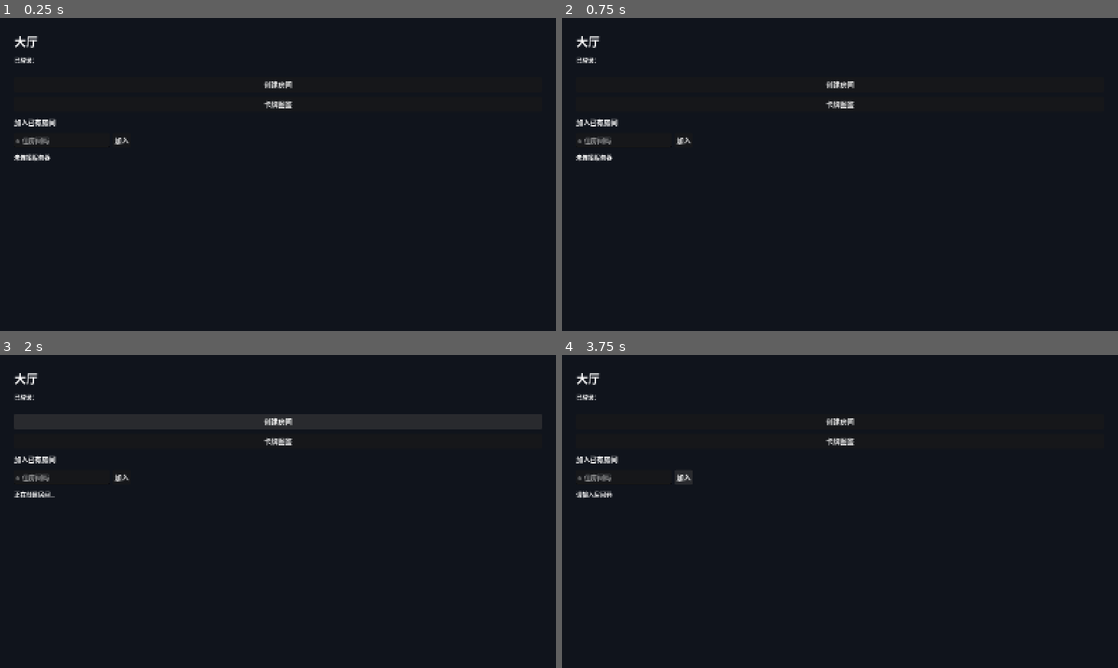
Above: before the commit, frames 1-4 (two rows, left to right).
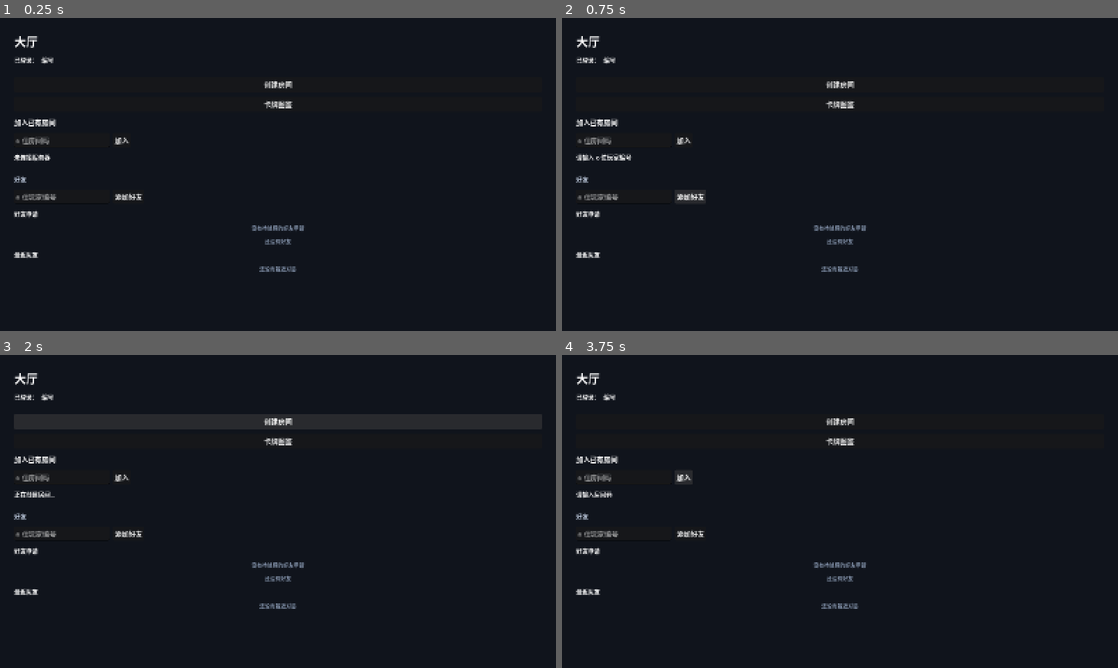
Above: after the commit, the same moments.

Repository: gaoddy/civilization
Game: Godot game, scene res://scenes/lobby.tscn
Same seed, same stepped clock (60 frames per second), same inputs: the game is played once before the commit and once after it. This scene is started directly instead of the project's main scene.
Inputs (mouse positions are in pixels of both pictures, inside the frame that each line leads up to):
- Up to frame 1 (0.25 s): no input
- Up to frame 2 (0.75 s): click (689, 196) at 0.5 s, where only the run after the commit has a clickable "添加好友"
- Up to frame 3 (2 s): click "创建房间" at 1.25 s
- Up to frame 4 (3.75 s): click "卡牌图鉴" at 2 s; click "返回大厅" at 2.75 s; click "加入" at 3.5 s

The runs differ from the first frame. In frame 1, 0.7% of the frame differs, in the area x 2-55%, y 12-82%; in frame 2, 1.0%; in frame 3, 0.7%; in frame 4, 0.7%.

Commit message:
feat(client): 拆出 InvitePopup 并补齐大厅社交面板
邀请弹层改为独立组件，自行订阅社交变化并发送 RespondInvite；
大厅加入好友列表、申请处理、按玩家编号添加与最近对局入口；
GameStore 同步玩家编号、好友状态与邀请队列，补充社交冒烟场景。

Co-Authored-By: Claude Code <noreply@anthropic.com>

Diff:
--- a/client/autoload/game_store.gd
+++ b/client/autoload/game_store.gd
@@ -7,8 +7,12 @@
 signal game_started
 signal game_over
 signal error_received
+signal social_changed
+signal invite_received
+signal invite_result_received
 
 var player_id := ""
+var player_code := ""
 var token := ""
 var display_name := ""
 
@@ -30,13 +34,44 @@
 var last_combat_turn := -1
 var timer_seconds := -1
 
+## 好友视图：服务端下发的四段列表原样保存，展示排序由服务端负责。
+var friends: Array = []
+var incoming_requests: Array = []
+var outgoing_requests: Array = []
+var recent_players: Array = []
+## 待处理的好友邀请；收到 `InviteAccepted` 或回执后按 `inviteId` 移除。
+var pending_invites: Array = []
+var last_invite_result: Dictionary = {}
+
 
 func handle(type: String, payload: Dictionary) -> void:
     match type:
         Protocol.MSG_AUTH_RESULT:
             player_id = str(payload.get("playerId", ""))
+            player_code = str(payload.get("playerCode", ""))
             token = str(payload.get("token", ""))
             auth_changed.emit()
+        Protocol.MSG_FRIEND_UPDATE:
+            friends = payload.get("friends", [])
+            incoming_requests = payload.get("incoming", [])
+            outgoing_requests = payload.get("outgoing", [])
+            recent_players = payload.get("recent", [])
+            social_changed.emit()
+        Protocol.MSG_FRIEND_INVITE:
+            _upsert_invite(payload)
+            social_changed.emit()
+            invite_received.emit()
+        Protocol.MSG_FRIEND_INVITE_RESULT:
+            last_invite_result = payload
+            _drop_invite(str(payload.get("inviteId", "")))
+            social_changed.emit()
+            invite_result_received.emit()
+        Protocol.MSG_INVITE_ACCEPTED:
+            # 接受邀请只拿到房间码；入房仍走普通 `JoinRoom`，避免跨房间任务挂载。
+            _drop_invite(str(payload.get("inviteId", "")))
+            social_changed.emit()
+            reset_room()
+            Net.send(Protocol.MSG_JOIN_ROOM, {"code": str(payload.get("roomCode", ""))})
         Protocol.MSG_ROOM_UPDATE:
             room_id = str(payload.get("roomId", ""))
             room_code = str(payload.get("code", ""))
@@ -137,11 +172,49 @@
     return not last_combat.is_empty() and last_combat_turn == turn
 
 
+func reset_social() -> void:
+    friends = []
+    incoming_requests = []
+    outgoing_requests = []
+    recent_players = []
+    pending_invites = []
+    last_invite_result = {}
+
+
 func reset_session() -> void:
     reset_room()
+    reset_social()
     player_id = ""
+    player_code = ""
     token = ""
     display_name = ""
+
+
+## 尚未过期的待处理邀请；服务端仍是最终校验方，这里只用于避免展示已过期的条目。
+func live_invites() -> Array:
+    var now := Time.get_unix_time_from_system()
+    var result: Array = []
+    for invite in pending_invites:
+        var expires := UI.unix_from_rfc3339(str(invite.get("expiresAt", "")))
+        if expires <= 0.0 or expires > now:
+            result.append(invite)
+    return result
+
+
+func _upsert_invite(payload: Dictionary) -> void:
+    var invite_id := str(payload.get("inviteId", ""))
+    if invite_id == "":
+        return
+    _drop_invite(invite_id)
+    pending_invites.push_front(payload)
+
+
+func _drop_invite(invite_id: String) -> void:
+    if invite_id == "":
+        return
+    for index in range(pending_invites.size() - 1, -1, -1):
+        if str(pending_invites[index].get("inviteId", "")) == invite_id:
+            pending_invites.remove_at(index)
 
 
 func player_name(pid: String) -> String:
--- /dev/null
+++ b/client/scenes/invite_popup.gd
@@ -0,0 +1,104 @@
+class_name InvitePopup
+extends Control
+## 好友房间邀请弹窗：盖在宿主页面之上，逐条列出待处理邀请。
+##
+## 组件自己订阅 `GameStore.social_changed`，按 `live_invites()` 渲染；接受与拒绝
+## 直接发 `RespondInvite`，结果仍以服务端回执为准。宿主只需挂进场景，可选连接
+## `responded` 更新自己的提示文案。
+
+signal responded(invite_id: String, accept: bool)
+
+var _list: VBoxContainer
+
+
+func _init() -> void:
+    name = "InvitePopup"
+    set_anchors_preset(Control.PRESET_FULL_RECT)
+    mouse_filter = Control.MOUSE_FILTER_STOP
+    visible = false
+
+    var dim := ColorRect.new()
+    dim.name = "InviteDim"
+    dim.color = Color(0, 0, 0, 0.55)
+    dim.set_anchors_preset(Control.PRESET_FULL_RECT)
+    add_child(dim)
+
+    var center := CenterContainer.new()
+    center.name = "InviteCenter"
+    center.set_anchors_preset(Control.PRESET_FULL_RECT)
+    add_child(center)
+
+    var panel := UI.card_panel("raised")
+    panel.name = "InvitePanel"
+    panel.custom_minimum_size = Vector2(360, 0)
+    center.add_child(panel)
+
+    var box := VBoxContainer.new()
+    box.add_theme_constant_override("separation", 8)
+    panel.add_child(box)
+    box.add_child(UI.section_title(tr("ui.lobby.invite_title")))
+    _list = VBoxContainer.new()
+    _list.name = "InviteList"
+    _list.add_theme_constant_override("separation", 10)
+    box.add_child(_list)
+
+
+func _ready() -> void:
+    if not GameStore.social_changed.is_connected(_refresh):
+        GameStore.social_changed.connect(_refresh)
+    _refresh()
+
+
+func _exit_tree() -> void:
+    # 弹窗随宿主页面一起释放；不主动断开会让全局信号持有已释放的节点。
+    if GameStore.social_changed.is_connected(_refresh):
+        GameStore.social_changed.disconnect(_refresh)
+
+
+## 按当前待处理邀请渲染；没有邀请时整体隐藏，不留遮罩挡住宿主页面。
+func _refresh() -> void:
+    if _list == null:
+        return
+    UI.clear(_list)
+    var invites: Array = GameStore.live_invites()
+    visible = not invites.is_empty()
+    for invite in invites:
+        _list.add_child(_invite_card(invite))
+
+
+func _invite_card(invite: Dictionary) -> VBoxContainer:
+    var invite_id := str(invite.get("inviteId", ""))
+    var card := VBoxContainer.new()
+    card.add_theme_constant_override("separation", 6)
+    card.add_child(
+        UI.label(
+            tr("ui.lobby.invite_text") % [
+                str(invite.get("fromDisplayName", "")),
+                str(invite.get("fromPlayerCode", "")),
+                str(invite.get("roomCode", "")),
+            ],
+            14,
+        )
+    )
+    var row := HBoxContainer.new()
+    row.add_theme_constant_override("separation", 8)
+    var accept := UI.button(tr("ui.lobby.accept_invite"))
+    accept.name = "AcceptInvite_%s" % invite_id
+    accept.pressed.connect(_on_respond.bind(invite_id, true))
+    row.add_child(accept)
+    var decline := UI.button(tr("ui.lobby.decline_invite"))
+    decline.name = "DeclineInvite_%s" % invite_id
+    decline.pressed.connect(_on_respond.bind(invite_id, false))
+    row.add_child(decline)
+    card.add_child(row)
+    return card
+
+
+func _on_respond(invite_id: String, accept: bool) -> void:
+    # 回执到达并移除本条之前，禁用本次邀请的按钮，避免重复发送。
+    for node_name in ["AcceptInvite_%s" % invite_id, "DeclineInvite_%s" % invite_id]:
+        var button := _list.find_child(node_name, true, false)
+        if button is Button:
+            (button as Button).disabled = true
+    Net.send(Protocol.MSG_RESPOND_INVITE, {"inviteId": invite_id, "accept": accept})
+    responded.emit(invite_id, accept)
--- a/client/scenes/lobby.gd
+++ b/client/scenes/lobby.gd
@@ -1,9 +1,15 @@
 extends Control
-## 大厅：创建房间或凭房间码加入。
+## 大厅：创建或凭房间码加入，并管理玩家编号、好友与好友邀请。
 
 var _status: Label
 var _code_input: LineEdit
 var _greeting: Label
+var _add_input: LineEdit
+var _incoming_box: VBoxContainer
+var _friends_box: VBoxContainer
+var _recent_box: VBoxContainer
+var _outgoing: Label
+var _invite_popup: InvitePopup
 
 
 func _ready() -> void:
@@ -11,8 +17,10 @@
     GameStore.room_changed.connect(_on_room_changed)
     GameStore.error_received.connect(_on_error)
     GameStore.auth_changed.connect(_on_auth_changed)
+    GameStore.social_changed.connect(_render_social)
     if not Net.is_open():
         _status.text = tr("ui.lobby.not_connected")
+    _render_social()
 
 
 func _build() -> void:
@@ -27,12 +35,17 @@
         margin.add_theme_constant_override("margin_" + side, 32)
     add_child(margin)
 
+    var scroll := ScrollContainer.new()
+    scroll.horizontal_scroll_mode = ScrollContainer.SCROLL_MODE_DISABLED
+    margin.add_child(scroll)
+
     var box := VBoxContainer.new()
+    box.size_flags_horizontal = Control.SIZE_EXPAND_FILL
     box.add_theme_constant_override("separation", 12)
-    margin.add_child(box)
+    scroll.add_child(box)
 
     box.add_child(UI.label(tr("ui.lobby.title"), 28))
-    _greeting = UI.label(tr("ui.lobby.logged_in") % [GameStore.display_name, GameStore.player_id], 14)
+    _greeting = UI.label(tr("ui.lobby.logged_in") % [GameStore.display_name, GameStore.player_code], 14)
     box.add_child(_greeting)
     box.add_child(HSeparator.new())
 
@@ -60,6 +73,146 @@
     _status = UI.label("", 14)
     box.add_child(_status)
 
+    box.add_child(HSeparator.new())
+    _build_friends(box)
+
+    # 邀请弹窗是独立组件：自己订阅社交状态并处理响应，大厅只负责提示文案。
+    _invite_popup = InvitePopup.new()
+    _invite_popup.responded.connect(_on_invite_responded)
+    add_child(_invite_popup)
+
+
+## 好友区：按编号添加、处理收到的申请、查看与删除好友、从最近队友回加。
+func _build_friends(parent: VBoxContainer) -> void:
+    parent.add_child(UI.section_title(tr("ui.lobby.friends_section")))
+
+    var add_row := HBoxContainer.new()
+    add_row.add_theme_constant_override("separation", 8)
+    _add_input = LineEdit.new()
+    _add_input.name = "FriendCodeInput"
+    _add_input.placeholder_text = tr("ui.lobby.add_friend_placeholder")
+    _add_input.custom_minimum_size = Vector2(220, 0)
+    add_row.add_child(_add_input)
+    var add := UI.button(tr("ui.lobby.add_friend"))
+    add.name = "AddFriendButton"
+    add.pressed.connect(_on_add_friend_pressed)
+    add_row.add_child(add)
+    parent.add_child(add_row)
+
+    _outgoing = UI.label("", 12)
+    parent.add_child(_outgoing)
+
+    parent.add_child(UI.label(tr("ui.lobby.incoming_section"), 14))
+    _incoming_box = VBoxContainer.new()
+    _incoming_box.name = "IncomingRequests"
+    _incoming_box.add_theme_constant_override("separation", 6)
+    parent.add_child(_incoming_box)
+
+    _friends_box = VBoxContainer.new()
+    _friends_box.name = "FriendList"
+    _friends_box.add_theme_constant_override("separation", 6)
+    parent.add_child(_friends_box)
+
+    parent.add_child(UI.label(tr("ui.lobby.recent_section"), 14))
+    _recent_box = VBoxContainer.new()
+    _recent_box.name = "RecentPlayers"
+    _recent_box.add_theme_constant_override("separation", 6)
+    parent.add_child(_recent_box)
+
+
+func _render_social() -> void:
+    _greeting.text = tr("ui.lobby.logged_in") % [GameStore.display_name, GameStore.player_code]
+
+    UI.clear(_incoming_box)
+    if GameStore.incoming_requests.is_empty():
+        _incoming_box.add_child(UI.empty_hint(tr("ui.lobby.no_requests")))
+    for request in GameStore.incoming_requests:
+        _incoming_box.add_child(_request_row(request))
+
+    UI.clear(_friends_box)
+    if GameStore.friends.is_empty():
+        _friends_box.add_child(UI.empty_hint(tr("ui.lobby.no_friends")))
+    for friend in GameStore.friends:
+        _friends_box.add_child(_friend_row(friend))
+
+    UI.clear(_recent_box)
+    if GameStore.recent_players.is_empty():
+        _recent_box.add_child(UI.empty_hint(tr("ui.lobby.no_recent")))
+    for player in GameStore.recent_players:
+        _recent_box.add_child(_recent_row(player))
+
+    _outgoing.visible = not GameStore.outgoing_requests.is_empty()
+    _outgoing.text = tr("ui.lobby.outgoing_hint") % GameStore.outgoing_requests.size()
+
+
+func _request_row(request: Dictionary) -> HBoxContainer:
+    var row := HBoxContainer.new()
+    row.add_theme_constant_override("separation", 8)
+    var player_id := str(request.get("playerId", ""))
+    row.add_child(
+        UI.label(
+            tr("ui.lobby.request_incoming") % [
+                str(request.get("displayName", player_id)),
+                str(request.get("playerCode", "")),
+            ],
+            14,
+            false,
+        )
+    )
+    var accept := UI.button(tr("ui.lobby.accept"))
+    accept.name = "Accept_%s" % player_id
+    accept.pressed.connect(_on_respond_pressed.bind(player_id, true))
+    row.add_child(accept)
+    var decline := UI.button(tr("ui.lobby.decline"))
+    decline.name = "Decline_%s" % player_id
+    decline.pressed.connect(_on_respond_pressed.bind(player_id, false))
+    row.add_child(decline)
+    return row
+
+
+func _friend_row(friend: Dictionary) -> HBoxContainer:
+    var row := HBoxContainer.new()
+    row.add_theme_constant_override("separation", 8)
+    var player_id := str(friend.get("playerId", ""))
+    var status := UI.enum_text("friend_status", str(friend.get("status", "offline")))
+    row.add_child(
+        UI.label(
+            tr("ui.lobby.friend_row") % [
+                str(friend.get("displayName", player_id)),
+                str(friend.get("playerCode", "")),
+                status,
+            ],
+            14,
+            false,
+        )
+    )
+    var remove := UI.button(tr("ui.lobby.remove_friend"))
+    remove.name = "Remove_%s" % player_id
+    remove.pressed.connect(_on_remove_pressed.bind(player_id))
+    row.add_child(remove)
+    return row
+
+
+func _recent_row(player: Dictionary) -> HBoxContainer:
+    var row := HBoxContainer.new()
+    row.add_theme_constant_override("separation", 8)
+    var player_id := str(player.get("playerId", ""))
+    row.add_child(
+        UI.label(
+            tr("ui.lobby.recent_row") % [
+                str(player.get("displayName", player_id)),
+                str(player.get("playerCode", "")),
+            ],
+            14,
+            false,
+        )
+    )
+    var add := UI.button(tr("ui.lobby.add_friend"))
+    add.name = "AddRecent_%s" % player_id
+    add.pressed.connect(_on_add_recent_pressed.bind(str(player.get("playerCode", ""))))
+    row.add_child(add)
+    return row
+
 
 func _on_create_pressed() -> void:
     _status.text = tr("ui.lobby.creating")
@@ -79,12 +232,42 @@
     Net.send(Protocol.MSG_JOIN_ROOM, {"code": code})
 
 
+func _on_add_friend_pressed() -> void:
+    _add_friend_by_code(_add_input.text)
+
+
+func _on_add_recent_pressed(code: String) -> void:
+    _add_friend_by_code(code)
+
+
+func _add_friend_by_code(raw_code: String) -> void:
+    var code := raw_code.strip_edges()
+    if code.length() != 6 or not code.is_valid_int():
+        _status.text = tr("ui.lobby.invalid_player_code")
+        return
+    Net.send(Protocol.MSG_FRIEND_REQUEST, {"toPlayerCode": code})
+    _status.text = tr("ui.lobby.request_sent") % code
+
+
+func _on_respond_pressed(player_id: String, accept: bool) -> void:
+    Net.send(Protocol.MSG_FRIEND_RESPOND, {"fromPlayerId": player_id, "accept": accept})
+
+
+func _on_remove_pressed(player_id: String) -> void:
+    Net.send(Protocol.MSG_FRIEND_REMOVE, {"friendId": player_id})
+
+
+func _on_invite_responded(_invite_id: String, accept: bool) -> void:
+    if accept:
+        _status.text = tr("ui.lobby.accepting_invite")
+
+
 func _on_room_changed() -> void:
     UI.navigate(self, "res://scenes/room.tscn")
 
 
 func _on_auth_changed() -> void:
-    _greeting.text = tr("ui.lobby.logged_in") % [GameStore.display_name, GameStore.player_id]
+    _greeting.text = tr("ui.lobby.logged_in") % [GameStore.display_name, GameStore.player_code]
     _status.text = tr("ui.lobby.reconnected")
 
 
--- a/client/scenes/room.gd
+++ b/client/scenes/room.gd
@@ -10,6 +10,7 @@
 var _candidates: HBoxContainer
 var _confirm: Button
 var _status: Label
+var _invite_box: HBoxContainer
 var _dismiss: Control
 var _skill_layer: Control
 var _skill_panel: VBoxContainer
@@ -23,6 +24,8 @@
     GameStore.game_started.connect(_on_game_started)
     GameStore.view_changed.connect(_on_view_changed)
     GameStore.error_received.connect(_on_error)
+    GameStore.social_changed.connect(_render_invites)
+    GameStore.invite_result_received.connect(_on_invite_result)
     # 断线不产生房间或视图消息：直接订阅连接状态，否则「未连接」永远不刷新。
     Net.connected.connect(_sync_state)
     Net.disconnected.connect(_sync_state)
@@ -84,6 +87,20 @@
     _candidates.mouse_filter = Control.MOUSE_FILTER_IGNORE
     _candidates.add_theme_constant_override("separation", UITheme.space("space-md"))
     root.add_child(_candidates)
+
+    # 邀请好友：只列出在线且不在房间里的好友；其余显示为禁用，避免必然失败的请求。
+    var invite_row := HBoxContainer.new()
+    invite_row.name = "InviteRow"
+    invite_row.alignment = BoxContainer.ALIGNMENT_CENTER
+    invite_row.mouse_filter = Control.MOUSE_FILTER_IGNORE
+    invite_row.add_theme_constant_override("separation", UITheme.space("space-sm"))
+    root.add_child(invite_row)
+    invite_row.add_child(UI.label(tr("ui.room.invite_section"), UITheme.font_size("font-body-sm"), false))
+    _invite_box = HBoxContainer.new()
+    _invite_box.name = "InviteFriends"
+    _invite_box.mouse_filter = Control.MOUSE_FILTER_IGNORE
+    _invite_box.add_theme_constant_override("separation", UITheme.space("space-sm"))
+    invite_row.add_child(_invite_box)
 
     _confirm = UI.styled_button(tr("ui.room.confirm"), "primary", 36)
     _confirm.name = "ConfirmButton"
@@ -131,6 +148,7 @@
         _selected_hero = GameStore.my_hero_id()
     _render_others()
     _render_candidates()
+    _render_invites()
     _show_skill(_selected_hero)
     _sync_state()
 
@@ -273,6 +291,36 @@
     _skill_layer.visible = true
 
 
+## 好友邀请入口：在线且不在房间内的好友可直接邀请，其余置灰。
+func _render_invites() -> void:
+    if _invite_box == null:
+        return
+    UI.clear(_invite_box)
+    if GameStore.friends.is_empty():
+        _invite_box.add_child(UI.empty_hint(tr("ui.room.no_friends_to_invite")))
+        return
+    for friend in GameStore.friends:
+        var player_id := str(friend.get("playerId", ""))
+        var friend_name := str(friend.get("displayName", player_id))
+        var button := UI.button(friend_name)
+        button.name = "Invite_%s" % player_id
+        button.disabled = str(friend.get("status", "")) != "online"
+        button.pressed.connect(_on_invite_pressed.bind(player_id, friend_name))
+        _invite_box.add_child(button)
+
+
+func _on_invite_pressed(player_id: String, friend_name: String) -> void:
+    Net.send(Protocol.MSG_INVITE_TO_ROOM, {"friendId": player_id})
+    _status.text = tr("ui.room.invite_sent") % friend_name
+
+
+func _on_invite_result() -> void:
+    if bool(GameStore.last_invite_result.get("accepted", false)):
+        _status.text = tr("ui.room.invite_accepted")
+    else:
+        _status.text = tr("ui.room.invite_declined")
+
+
 func _is_confirmed() -> bool:
     return GameStore.my_ready()
 
--- /dev/null
+++ b/client/tests/ui_smoke_social.gd
@@ -0,0 +1,134 @@
+extends "res://tests/smoke_case.gd"
+## 好友 UI 冒烟：大厅好友区、邀请弹窗与选英雄页的邀请入口。
+
+
+func _ready() -> void:
+    await _check_lobby_social()
+    await _check_room_invites()
+    _finish()
+
+
+func _seed_social() -> void:
+    GameStore.player_id = "p_me"
+    GameStore.player_code = "100001"
+    GameStore.display_name = "我"
+    GameStore.friends = [
+        {
+            "displayName": "在线好友",
+            "playerCode": "100002",
+            "playerId": "p_online",
+            "status": "online",
+        },
+        {
+            "displayName": "对局好友",
+            "playerCode": "100003",
+            "playerId": "p_game",
+            "status": "inGame",
+        },
+    ]
+    GameStore.incoming_requests = [
+        {
+            "displayName": "申请人",
+            "playerCode": "100004",
+            "playerId": "p_request",
+            "status": "pending",
+        }
+    ]
+    GameStore.outgoing_requests = []
+    GameStore.recent_players = [
+        {"displayName": "前队友", "playerCode": "100005", "playerId": "p_recent"},
+    ]
+    GameStore.pending_invites = [
+        {
+            "inviteId": "inv_1",
+            "fromDisplayName": "房主",
+            "fromPlayerCode": "100006",
+            "fromPlayerId": "p_host",
+            "roomCode": "ABC234",
+            "expiresAt": "2030-01-01T00:00:00Z",
+        }
+    ]
+
+
+func _check_lobby_social() -> void:
+    _seed_social()
+    var instance := await _check_scene("res://scenes/lobby.tscn", false)
+    if instance == null:
+        return
+    await get_tree().process_frame
+
+    var labels := _node_text(instance)
+    _expect(labels.contains("100001"), "大厅应展示本人玩家编号")
+    _expect(labels.contains("在线好友"), "大厅应列出好友")
+    _expect(labels.contains("对局中"), "好友行应展示服务端状态")
+    _expect(labels.contains("申请人"), "大厅应列出收到的申请")
+    _expect(labels.contains("ABC234"), "邀请弹窗应展示房间码")
+
+    _expect(
+        instance.find_child("Accept_p_request", true, false) != null,
+        "收到的申请应有同意按钮"
+    )
+    _expect(
+        instance.find_child("Decline_p_request", true, false) != null,
+        "收到的申请应有拒绝按钮"
+    )
+    _expect(
+        instance.find_child("Remove_p_online", true, false) != null,
+        "好友行应有删除按钮"
+    )
+    _expect(
+        instance.find_child("AddRecent_p_recent", true, false) != null,
+        "最近队友应可回加"
+    )
+    var popup = instance.find_child("InvitePopup", true, false)
+    _expect(popup != null and popup.visible, "有待处理邀请时应显示邀请弹窗")
+    _expect(
+        instance.find_child("AcceptInvite_inv_1", true, false) != null,
+        "邀请弹窗应提供接受按钮"
+    )
+    _expect(
+        instance.find_child("DeclineInvite_inv_1", true, false) != null,
+        "邀请弹窗应提供拒绝按钮"
+    )
+
+    # 清空邀请后弹窗应隐藏，避免留下遮罩挡住大厅。
+    GameStore.pending_invites = []
+    GameStore.social_changed.emit()
+    await get_tree().process_frame
+    _expect(not popup.visible, "没有邀请时弹窗应隐藏")
+    instance.queue_free()
+    await get_tree().process_frame
+
+
+func _check_room_invites() -> void:
+    _seed_social()
+    GameStore.pending_invites = []
+    GameStore.room_players = [
+        {
+            "displayName": "我",
+            "playerId": "p_me",
+            "ready": false,
+            "heroCandidates": ["adam-smith"],
+        }
+    ]
+    var instance := await _check_scene("res://scenes/room.tscn", false)
+    if instance == null:
+        return
+    await get_tree().process_frame
+
+    var online = instance.find_child("Invite_p_online", true, false)
+    var busy = instance.find_child("Invite_p_game", true, false)
+    _expect(online != null, "选英雄页应列出在线好友")
+    _expect(online != null and not online.disabled, "在线好友应可邀请")
+    _expect(busy != null, "选英雄页应列出对局中的好友")
+    _expect(busy != null and busy.disabled, "对局中的好友应禁用邀请")
+
+    GameStore.friends = []
+    GameStore.social_changed.emit()
+    await get_tree().process_frame
+    _expect(
+        instance.find_child("Invite_p_online", true, false) == null,
+        "没有好友时应清空邀请入口"
+    )
+    instance.queue_free()
+    await get_tree().process_frame
--- /dev/null
+++ b/client/tests/ui_smoke_social.tscn
@@ -0,0 +1,6 @@
+[gd_scene load_steps=2 format=3]
+
+[ext_resource type="Script" path="res://tests/ui_smoke_social.gd" id="1"]
+
+[node name="UiSmokeSocial" type="Node"]
+script = ExtResource("1")
--- a/client/text/zh_CN.csv
+++ b/client/text/zh_CN.csv
@@ -520,6 +520,9 @@
 enum.evolve.divine_shield,护盾
 enum.evolve.reborn,复生
 enum.evolve.stats,+2/+2
+enum.friend_status.inGame,对局中
+enum.friend_status.offline,离线
+enum.friend_status.online,在线
 enum.keyword.armor,减伤
 enum.keyword.assemble,装配
 enum.keyword.battlecry,战吼
@@ -971,12 +974,24 @@
 error.AUTH_RATE_LIMITED,登录过于频繁，请稍后再试
 error.BAD_PAYLOAD,请求格式不正确
 error.CARD_NOT_IN_HAND,手牌中没有这张牌
+error.FRIEND_ALREADY,你们已经是好友
+error.FRIEND_BUSY,对方正在对局中
+error.FRIEND_LIST_FULL,好友列表已满
+error.FRIEND_NOT_FOUND,玩家不存在或申请已失效
+error.FRIEND_OFFLINE,对方不在线
+error.FRIEND_REQUEST_FULL,对方好友申请过多，请稍后再试
+error.FRIEND_REQUEST_LIMIT,对方近期拒绝申请过多，请稍后再试
+error.FRIEND_REQUEST_PENDING,已有待处理的好友申请
+error.FRIEND_SELF,不能添加自己为好友
 error.HERO_NOT_SELECTED,还没有选择英雄
 error.HERO_POWER_LIMIT,英雄技能次数已用完
 error.INTERNAL_ERROR,服务端内部错误
 error.INVALID_CHOICE,选择无效
 error.INVALID_STAGE,当前阶段不能执行该操作
+error.INVITE_EXPIRED,邀请已过期
+error.INVITE_NOT_FOUND,邀请不存在或已处理
 error.NOT_ENOUGH_GOLD,金币不足
+error.NOT_FRIENDS,你们还不是好友
 error.NOT_HOST,只有房主可以操作
 error.NOT_IN_ROOM,已不在房间中
 error.NO_SPACE,棋盘或手牌已满
@@ -1501,15 +1516,37 @@
 ui.game.target.zone.board,我方棋盘
 ui.game.target.zone.hand,手牌
 ui.game.target.zone.shop,商店
+ui.lobby.accept,同意
+ui.lobby.accept_invite,接受
+ui.lobby.accepting_invite,正在接受邀请…
+ui.lobby.add_friend,添加好友
+ui.lobby.add_friend_placeholder,6 位玩家编号
 ui.lobby.create_room,创建房间
 ui.lobby.creating,正在创建房间…
+ui.lobby.decline,拒绝
+ui.lobby.decline_invite,拒绝
 ui.lobby.enter_room_code,请输入房间码
+ui.lobby.friend_row,%s（%s）· %s
+ui.lobby.friends_section,好友
+ui.lobby.incoming_section,好友申请
+ui.lobby.invalid_player_code,请输入 6 位玩家编号
+ui.lobby.invite_text,%s（%s）邀请你加入房间 %s
+ui.lobby.invite_title,好友邀请
 ui.lobby.join,加入
 ui.lobby.join_section,加入已有房间
 ui.lobby.joining,正在加入 %s …
-ui.lobby.logged_in,已登录：%s  %s
+ui.lobby.logged_in,已登录：%s  编号 %s
+ui.lobby.no_friends,还没有好友
+ui.lobby.no_recent,还没有最近对局
+ui.lobby.no_requests,没有待处理的好友申请
 ui.lobby.not_connected,未连接服务器
+ui.lobby.outgoing_hint,已发送 %d 条好友申请
+ui.lobby.recent_row,%s（%s）
+ui.lobby.recent_section,最近队友
 ui.lobby.reconnected,连接已恢复
+ui.lobby.remove_friend,删除
+ui.lobby.request_incoming,%s（%s）请求加你为好友
+ui.lobby.request_sent,已向编号 %s 发送好友申请
 ui.lobby.room_code_placeholder,6 位房间码
 ui.lobby.title,大厅
 ui.login.authenticating,正在认证…
@@ -1534,6 +1571,11 @@
 ui.room.confirm,确认
 ui.room.confirmed,已确认
 ui.room.confirmed_hero,已确认英雄：%s
+ui.room.invite_accepted,好友已接受邀请
+ui.room.invite_declined,好友没有接受邀请
+ui.room.invite_section,邀请好友
+ui.room.invite_sent,已邀请 %s
+ui.room.no_friends_to_invite,暂无好友可邀请
 ui.room.not_connected,未连接服务器
 ui.room.select_hero,请选择英雄
 ui.room.submitted_hero,已提交英雄：%s
